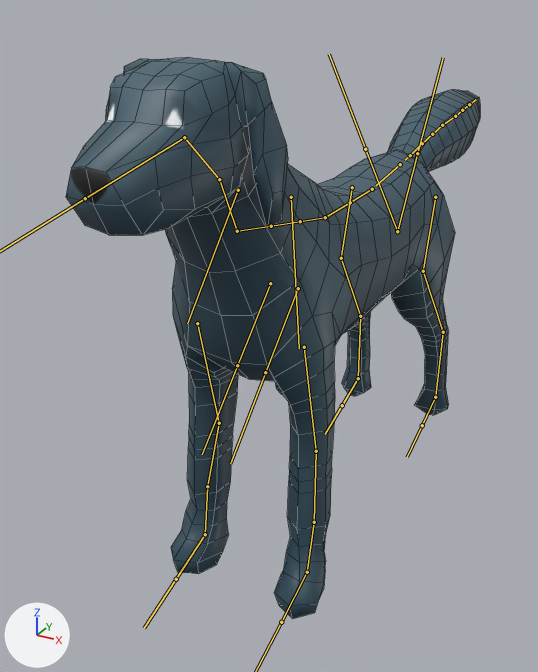
What one commit did to the FBX model Assets/Modelos/Perro/Perro2.fbx.
The view is the same before and after, from a 50 mm camera at (2.08, -4.48, 3.58) aimed at (-0.48, 0.17, 1.26). The lights are fixed; the arrows at lower left show +X, +Y and +Z. The bones that bend it are drawn over the model as lines. Mesh edges are drawn as thin lines.

Names of what the first picture shows: 'Perro'.
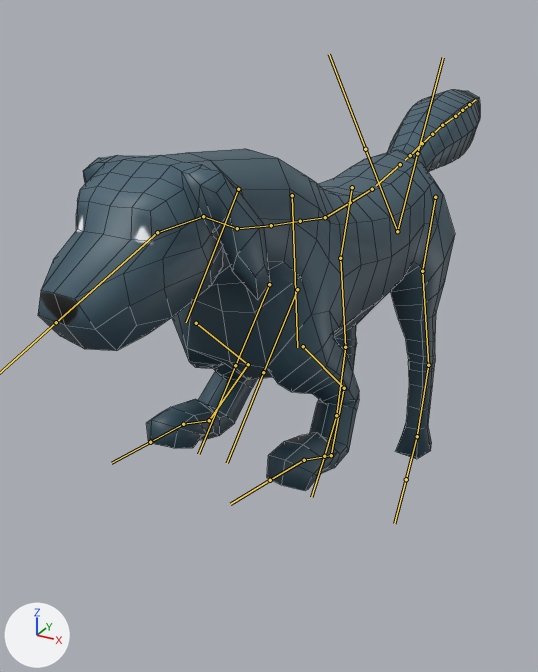
Commit message: Animator controller del perro

The newer file adds an action. The first version stands in its rest pose; the second is drawn at frame 6 of the action 'metarig|Correr'.

Edits to the scene script, one JSON object a line:
```json
{"block": "bone_spine_015", "where": "bone_spine_015 = bpy.data.objects['metarig'].pose.bones['spine.015']  # child of 'spine.008'"}
{"op": "set", "path": "bone_spine_015.rotation_quaternion", "old": "(1.0, 0.0, 0.0, 0.0)", "new": "(1.0, -0.015, 0.0, 0.0)", "note": "degrees (0, 0, 0) -> degrees (-2, 0, 0)"}
{"block": "bone_spine_009", "where": "bone_spine_009 = bpy.data.objects['metarig'].pose.bones['spine.009']  # child of 'spine.015'"}
{"op": "set", "path": "bone_spine_009.rotation_quaternion", "old": "(1.0, 0.0, 0.0, 0.0)", "new": "(0.938, 0.345, 0.0, 0.0)", "note": "degrees (0, 0, 0) -> degrees (40, 0, 0)"}
{"block": "bone_spine_011", "where": "bone_spine_011 = bpy.data.objects['metarig'].pose.bones['spine.011']  # child of 'spine.010'"}
{"op": "set", "path": "bone_spine_011.rotation_quaternion", "old": "(1.0, 0.0, 0.0, 0.0)", "new": "(0.956, -0.292, 0.0, 0.0)", "note": "degrees (0, 0, 0) -> degrees (-34, 0, 0)"}
{"block": "bone_front_thigh_l", "where": "bone_front_thigh_l = bpy.data.objects['metarig'].pose.bones['front_thigh.L']  # child of 'shoulder.L'"}
{"op": "set", "path": "bone_front_thigh_l.rotation_quaternion", "old": "(1.0, 0.0, 0.0, 0.0)", "new": "(0.951, 0.31, -0.014, -0.008)", "note": "degrees (0, 0, 0) -> degrees (36, -1, -1)"}
{"block": "bone_front_shin_l", "where": "bone_front_shin_l = bpy.data.objects['metarig'].pose.bones['front_shin.L']  # child of 'front_thigh.L'"}
{"op": "set", "path": "bone_front_shin_l.rotation_quaternion", "old": "(1.0, 0.0, 0.0, 0.0)", "new": "(0.794, -0.605, -0.056, -0.018)", "note": "degrees (0, 0, 0) -> degrees (-75, -6, 2)"}
{"block": "bone_front_foot_l", "where": "bone_front_foot_l = bpy.data.objects['metarig'].pose.bones['front_foot.L']  # child of 'front_shin.L'"}
{"op": "set", "path": "bone_front_foot_l.rotation_quaternion", "old": "(1.0, 0.0, 0.0, 0.0)", "new": "(0.846, -0.532, 0.004, 0.025)", "note": "degrees (0, 0, 0) -> degrees (-64, 2, 2)"}
{"block": "bone_front_toe_l", "where": "bone_front_toe_l = bpy.data.objects['metarig'].pose.bones['front_toe.L']  # child of 'front_foot.L'"}
{"op": "set", "path": "bone_front_toe_l.rotation_quaternion", "old": "(1.0, 0.0, 0.0, 0.0)", "new": "(0.792, -0.606, -0.065, 0.033)", "note": "degrees (0, 0, 0) -> degrees (-75, -4, 8)"}
{"block": "bone_front_thigh_r", "where": "bone_front_thigh_r = bpy.data.objects['metarig'].pose.bones['front_thigh.R']  # child of 'shoulder.R'"}
{"op": "set", "path": "bone_front_thigh_r.rotation_quaternion", "old": "(1.0, 0.0, 0.0, 0.0)", "new": "(0.951, 0.31, 0.014, 0.008)", "note": "degrees (0, 0, 0) -> degrees (36, 1, 1)"}
{"block": "bone_front_shin_r", "where": "bone_front_shin_r = bpy.data.objects['metarig'].pose.bones['front_shin.R']  # child of 'front_thigh.R'"}
{"op": "set", "path": "bone_front_shin_r.rotation_quaternion", "old": "(1.0, 0.0, 0.0, 0.0)", "new": "(0.794, -0.605, 0.056, 0.018)", "note": "degrees (0, 0, 0) -> degrees (-75, 6, -2)"}
{"block": "bone_front_foot_r", "where": "bone_front_foot_r = bpy.data.objects['metarig'].pose.bones['front_foot.R']  # child of 'front_shin.R'"}
{"op": "set", "path": "bone_front_foot_r.rotation_quaternion", "old": "(1.0, 0.0, 0.0, 0.0)", "new": "(0.846, -0.532, -0.004, -0.025)", "note": "degrees (0, 0, 0) -> degrees (-64, -2, -2)"}
{"block": "bone_front_toe_r", "where": "bone_front_toe_r = bpy.data.objects['metarig'].pose.bones['front_toe.R']  # child of 'front_foot.R'"}
{"op": "set", "path": "bone_front_toe_r.rotation_quaternion", "old": "(1.0, 0.0, 0.0, 0.0)", "new": "(0.792, -0.606, 0.065, -0.033)", "note": "degrees (0, 0, 0) -> degrees (-75, 4, -8)"}
{"block": "bone_thigh_l", "where": "bone_thigh_l = bpy.data.objects['metarig'].pose.bones['thigh.L']  # child of 'spine.005'"}
{"op": "set", "path": "bone_thigh_l.rotation_quaternion", "old": "(1.0, 0.0, 0.0, 0.0)", "new": "(1.0, -0.008, 0.0, 0.0)", "note": "degrees (0, 0, 0) -> degrees (-1, 0, 0)"}
{"block": "bone_shin_l", "where": "bone_shin_l = bpy.data.objects['metarig'].pose.bones['shin.L']  # child of 'thigh.L'"}
{"op": "set", "path": "bone_shin_l.rotation_quaternion", "old": "(1.0, 0.0, 0.0, 0.0)", "new": "(0.982, -0.187, -0.003, 0.002)", "note": "degrees (0, 0, 0) -> degrees (-22, 0, 0)"}
{"block": "bone_foot_l", "where": "bone_foot_l = bpy.data.objects['metarig'].pose.bones['foot.L']  # child of 'shin.L'"}
{"op": "set", "path": "bone_foot_l.rotation_quaternion", "old": "(1.0, 0.0, 0.0, 0.0)", "new": "(0.997, 0.082, 0.0, -0.009)", "note": "degrees (0, 0, 0) -> degrees (9, 0, -1)"}
{"block": "bone_toe_l", "where": "bone_toe_l = bpy.data.objects['metarig'].pose.bones['toe.L']  # child of 'foot.L'"}
{"op": "set", "path": "bone_toe_l.rotation_quaternion", "old": "(1.0, 0.0, 0.0, 0.0)", "new": "(0.915, -0.404, -0.001, 0.004)", "note": "degrees (0, 0, 0) -> degrees (-48, 0, 0)"}
{"block": "bone_thigh_r", "where": "bone_thigh_r = bpy.data.objects['metarig'].pose.bones['thigh.R']  # child of 'spine.005'"}
{"op": "set", "path": "bone_thigh_r.rotation_quaternion", "old": "(1.0, 0.0, 0.0, 0.0)", "new": "(1.0, -0.008, 0.0, 0.0)", "note": "degrees (0, 0, 0) -> degrees (-1, 0, 0)"}
{"block": "bone_shin_r", "where": "bone_shin_r = bpy.data.objects['metarig'].pose.bones['shin.R']  # child of 'thigh.R'"}
{"op": "set", "path": "bone_shin_r.rotation_quaternion", "old": "(1.0, 0.0, 0.0, 0.0)", "new": "(0.982, -0.187, 0.003, -0.002)", "note": "degrees (0, 0, 0) -> degrees (-22, 0, 0)"}
{"block": "bone_foot_r", "where": "bone_foot_r = bpy.data.objects['metarig'].pose.bones['foot.R']  # child of 'shin.R'"}
{"op": "set", "path": "bone_foot_r.rotation_quaternion", "old": "(1.0, 0.0, 0.0, 0.0)", "new": "(0.997, 0.082, 0.0, 0.009)", "note": "degrees (0, 0, 0) -> degrees (9, 0, 1)"}
{"block": "bone_toe_r", "where": "bone_toe_r = bpy.data.objects['metarig'].pose.bones['toe.R']  # child of 'foot.R'"}
{"op": "set", "path": "bone_toe_r.rotation_quaternion", "old": "(1.0, 0.0, 0.0, 0.0)", "new": "(0.915, -0.404, 0.001, -0.004)", "note": "degrees (0, 0, 0) -> degrees (-48, 0, 0)"}
```

What differs and where, as boxes [x1, y1, x2, y2] in the pictures (538 x 672 px):
```json
{"object": "Perro", "change": "posed", "before": [66, 57, 480, 619], "after": [38, 90, 480, 491], "on screen": "7% wider, 29% shorter"}
{"bone": "spine.015", "before": "(271, 226) to (237, 231)", "after": "(271, 225) to (238, 228)"}
{"bone": "spine.009", "before": "(237, 231) to (219, 179)", "after": "(237, 228) to (203, 216)"}
{"bone": "spine.011", "before": "(184, 137) to (85, 198)", "after": "(157, 232) to (56, 322)"}
{"bone": "front_thigh.L", "before": "(304, 347) to (316, 451)", "after": "(303, 346) to (344, 388)"}
{"bone": "front_shin.L", "before": "(316, 451) to (314, 522)", "after": "(344, 388) to (331, 455)"}
{"bone": "front_foot.L", "before": "(314, 522) to (307, 572)", "after": "(331, 455) to (304, 460)"}
{"bone": "front_toe.L", "before": "(307, 572) to (281, 622)", "after": "(304, 460) to (270, 480)"}
{"bone": "front_thigh.R", "before": "(197, 323) to (219, 423)", "after": "(196, 323) to (248, 364)"}
{"bone": "front_shin.R", "before": "(219, 423) to (207, 486)", "after": "(248, 364) to (209, 420)"}
{"bone": "front_foot.R", "before": "(207, 486) to (205, 534)", "after": "(209, 420) to (183, 424)"}
{"bone": "front_toe.R", "before": "(205, 534) to (176, 579)", "after": "(183, 424) to (150, 442)"}
{"bone": "thigh.L", "before": "(435, 197) to (423, 271)", "after": "(435, 197) to (422, 271)"}
{"bone": "shin.L", "before": "(423, 271) to (443, 332)", "after": "(422, 271) to (428, 365)"}
{"bone": "foot.L", "before": "(443, 332) to (435, 397)", "after": "(428, 365) to (417, 436)"}
{"bone": "toe.L", "before": "(435, 397) to (422, 425)", "after": "(417, 436) to (406, 479)"}
{"bone": "thigh.R", "before": "(352, 187) to (341, 258)", "after": "(352, 187) to (340, 258)"}
{"bone": "shin.R", "before": "(341, 258) to (360, 316)", "after": "(340, 258) to (345, 347)"}
{"bone": "foot.R", "before": "(360, 316) to (358, 378)", "after": "(345, 347) to (336, 415)"}
{"bone": "toe.R", "before": "(358, 378) to (342, 405)", "after": "(336, 415) to (324, 456)"}
```
